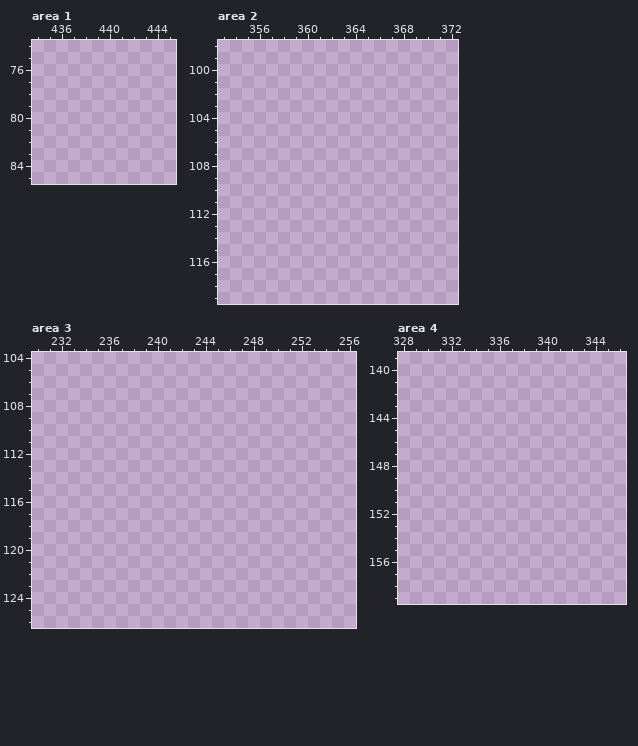
Two versions of one pixel-art file, Aseprite/Tiles/FloorTileset.aseprite. The first picture shows the starting point.
500x500 pixels, 1 frame. Colours within 5 levels of each other are drawn and written as one. Shown: area 1: x 434..445, y 74..85; area 2: x 353..372, y 98..119; area 3: x 230..256, y 104..126; area 4: x 328..346, y 139..159. The commit also changed other parts of the picture, which this record leaves out.
The same view after the edit:
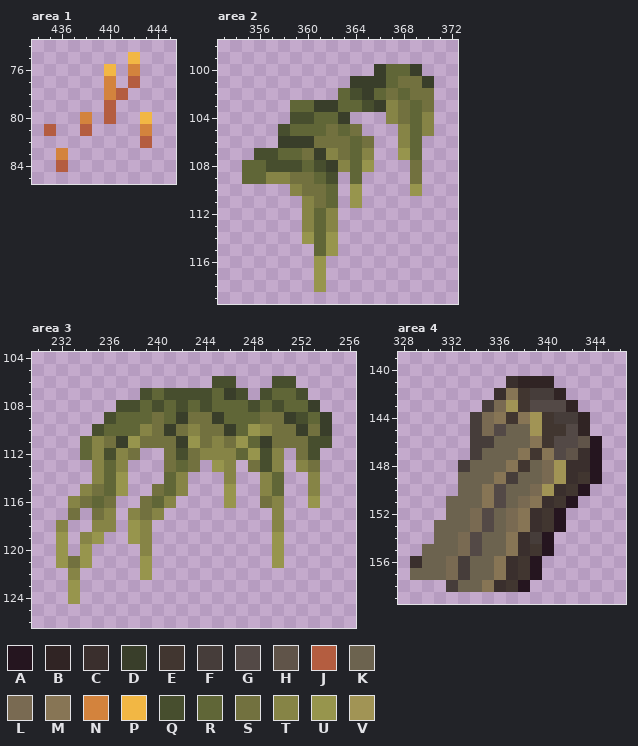
Palette (. is transparent): A #25151f  B #302424  C #3a2f2d  D #393e2a  E #413630  F #463d3a  G #534946  H #605449  J #b45d40  K #6c634f  L #796a52  M #877555  N #d3833d  P #f2b744  Q #474e2e  R #606637  S #72713f  T #868446  U #97954d  V #a19455
Edits made:
layer "Coral" added
layer "roña" added
Changed rows in their new state; - is an unchanged pixel.
Area 1, layer "Coral":
first column x 435:
75 -------P-
76 -----P-N-
77 -----N-J-
78 -----NJ--
79 -----J---
80 ---N-J--P
81 J--J----N
82 --------J
83 -N-------
84 -J-------
Area 2, layer "Moss":
first column x 355:
100 -----------DRRD-
101 ---------DDDRSSD
102 --------RQDRSRSS
103 ----RRDDRRQDTSRS
104 ----QQRRD---TSRT
105 ---QRRRSRS---TRT
106 ---DDDSSSRS--TR-
107 -QQRRSDTSRT--UR-
108 RRQQQRQDTRU---S-
109 RRTTSSRQ-R----S-
110 ----TSSR-U----U-
111 -----TSR-U------
112 -----TRT--------
113 -----TRT--------
114 -----URU--------
115 ------RU--------
116 ------U---------
117 ------U---------
118 ------U---------
Area 3, layer "Moss":
first column x 232:
106 -------------QQ---QQ---
107 -------QRQQQQRDQ-QRRQ--
108 -----QQRQRQRQRRRQRQRRD-
109 ----QRRRSRDSSDRRRSSDQRD
110 ---QRRRTSDSTSSDRUTSSDSD
111 --RTSDUSSSDUSTSURDSSSQQ
112 --RTQTS--SQSTTTRUQT-SQ-
113 ---TRT---SRS-UT-SQT-TS-
114 ---TRU---RT---T--TR--T-
115 --TSRU--SRT---U--TR--T-
116 -TSRS--SRT----U--ST--U-
117 -S-ST-TST---------T----
118 T--TT-UT----------T----
119 U-TU--UT----------U----
120 U-U----T----------U----
121 USU----U----------U----
122 -T-----U---------------
123 -U---------------------
124 -U---------------------
Area 4, layer "roña":
first column x 329:
141 --------CBBB----
142 -------CMEFFB---
143 ------FLVEGGGB--
144 -----FLMEMVEFFB-
145 -----FLGKKVEEGB-
146 -----FFKKKMEGGHA
147 -----FKKKMEMGHCA
148 ----FKKKMEKLVCCA
149 ----KKKMFKKLVCEA
150 ----KKMGKKLVCEA-
151 ---KKKMGKLMCEA--
152 ---KKLGKLMCEA---
153 --KKKLGKLMCEA---
154 --KKLGKKMCFA----
155 -KKKLGKKMCEA----
156 CKKLFKKMCEA-----
157 KKKLFKKMCEA-----
158 ---FKKMCEA------
